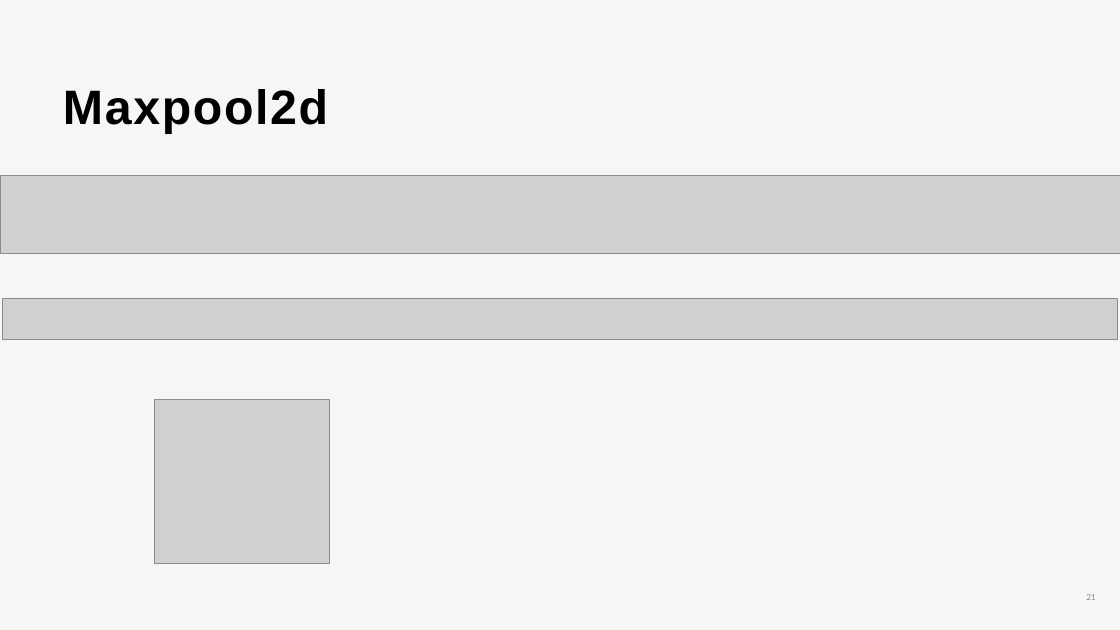
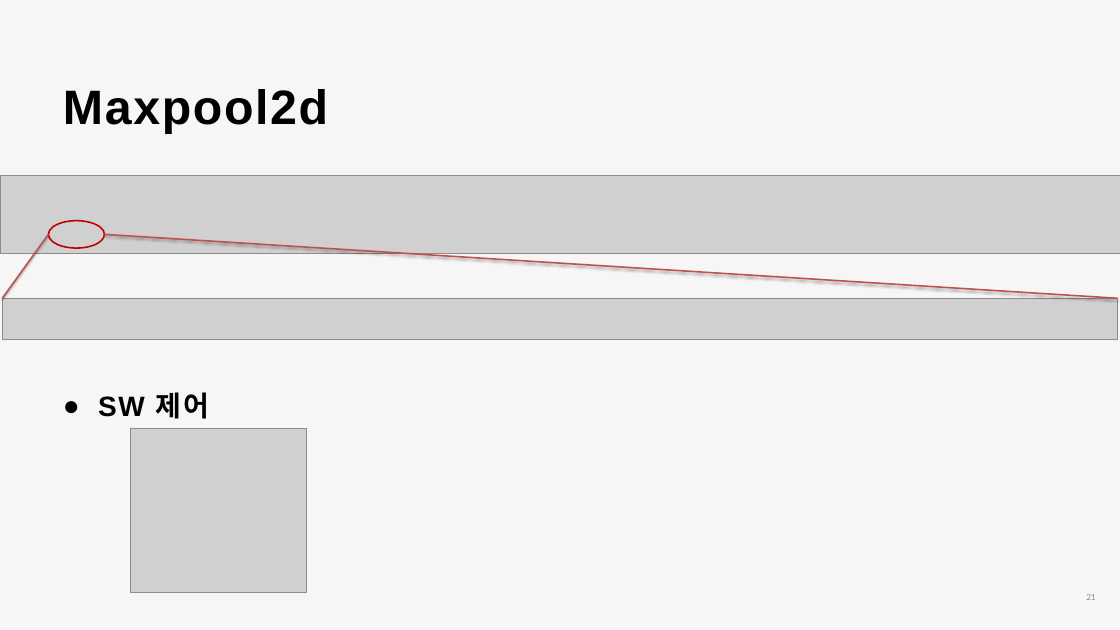
Before and after one commit to Kkumteulyi/2024-CapStone, a slide deck: slide 21 of 캡스톤_(정윤혁,차동근)_1208.pptx. Drawn at 1120x630 pixels with LibreOffice and Linux fonts; fonts in the diff are those of the drawing; grey boxes stand for pictures. Boxes give left, top, right and bottom in pixels: in the first picture for what was removed or moved away, otherwise in the second. Text is boxed around its words. In the diff, an @@ line names an element or a change of style, - is before the commit and + after.

```diff
--- a/캡스톤_(정윤혁,차동근)_1208.pptx
+++ b/캡스톤_(정윤혁,차동근)_1208.pptx
@@ line added from (48, 235) to (2, 298), #C0504D 2 pt @@
@@ ellipse added at box(48, 221, 104, 248), outline #C00000 2 pt @@
@@ line added from (104, 235) to (1118, 298), #C0504D 2 pt @@
@@ text added at box(98, 392, 209, 419), 36 pt, text #000000, bold @@
+● SW 제어
@@ picture: place and size @@
-picture at box(154, 400, 330, 563)
+picture at box(130, 428, 306, 592)
```
Also in this commit, not shown: 9 other slides changed.
